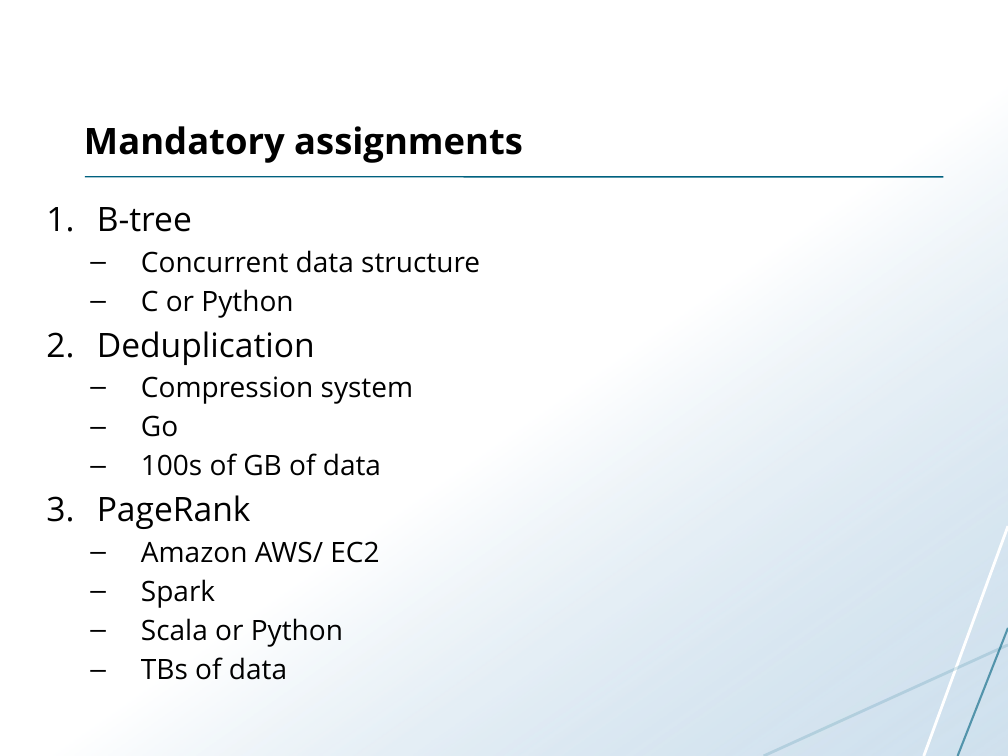
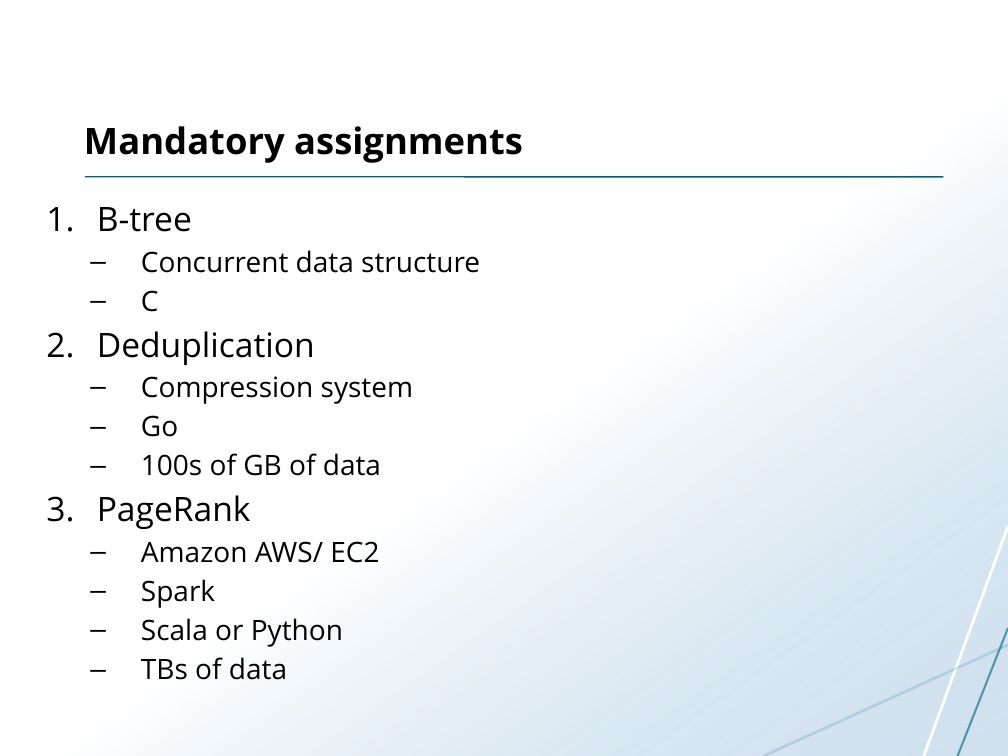
Before and after one commit to uit-inf-2202-f16/uit-inf-2202-f16.github.io, a slide deck: slide 14 of lectures/01-introduction.pptx. Drawn at 1008x756 pixels with LibreOffice and Linux fonts; fonts in the diff are those of the drawing. Boxes give left, top, right and bottom in pixels: in the first picture for what was removed or moved away, otherwise in the second. Text is boxed around its words. In the diff, an @@ line names an element or a change of style, - is before the commit and + after.

Commit message:
Fixed assignment 1 description

```diff
--- a/lectures/01-introduction.pptx
+++ b/lectures/01-introduction.pptx
@@ text at (x1=141, y1=290, x2=159, y2=312): text changed @@
-  – C or Python
+  – C
```
